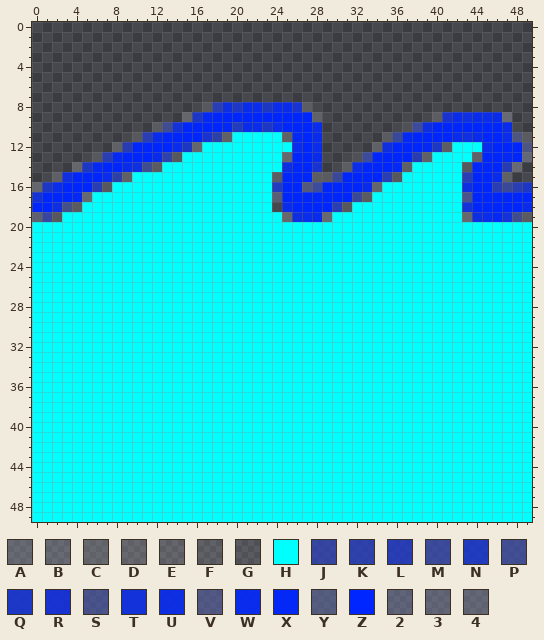
Two states of a pixel-art sprite, game/assets/water_top1.png. The picture above is the old version.
The file is 50x50 pixels. Pixels under 10% opacity are left out. Colours within 5 levels of each other are drawn and written as one.
Palette (. is transparent): A #989aa967  B #9da0ac62  C #a8aab257  D #b4b5ba4b  E #c1c2c53e  F #cfcfd130  G #dededf21  H #00ffff  J #3346b5cc  K #2a41bfd5  L #243bc5db  M #394cb1c6  N #1d3acee2  P #4151abbe  Q #1935d4e6  R #1431dceb  S #4b59a5b4  T #1031e2ef  U #0c2ee9f3  V #5661a0a9  W #072bf1f8  X #0329f9fc  Y #606b9e9f  Z #0026ff  2 #747b9d8b  3 #7c829e83  4 #8589a17a
After the commit:
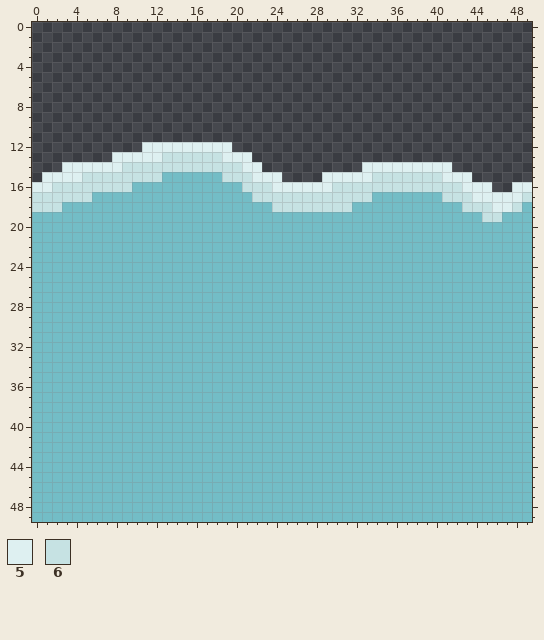
Colours new in this view: 5 #def0f1  6 #c6e2e3
From old to new:
colour H: #00ffff -> #73bdc6
Changed rows in their new state; - is a pixel that keeps its letter.
first column x 0:
 8 -----------------...........----------------------
 9 ---------------..............-----------........--
10 ------------.................--------...........--
11 ----------...................------...............
12 --------...555555555.........-----................
13 ------..55555666666555.......---..................
14 ---55555566666666666655......--..555555555.......-
15 -555566666666------666555....555556666666555....--
16 5566666666-----------6665555556666666666666555..55
17 666666----------------666666666666-------666555556
18 666HH-------------------66666666-----------666556H
19 HHH----------------------HHHHH-------------HH66HHH
Boxes around the changes in both pictures, in picture pixels (x1, y1, x2, y2):
changed: (32, 102, 532, 522)
